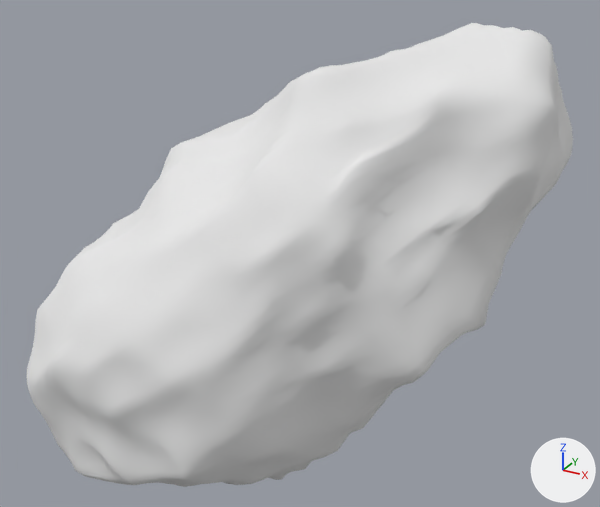
One commit to the OBJ model RG3D-project/models/asteroids/a3/Asteroids.obj: the scene before it, then after it.
Before and after are seen from a camera (50 mm lens) standing at (4.03, -7.37, 3.8) and looking at (-0.06, 0.07, 0.08). Lighting does not change. The marker at lower right points along +X, +Y and +Z. Where no turn or scale is listed for an object, it has been applied to the vertices.

The first picture shows 'pedra3'.
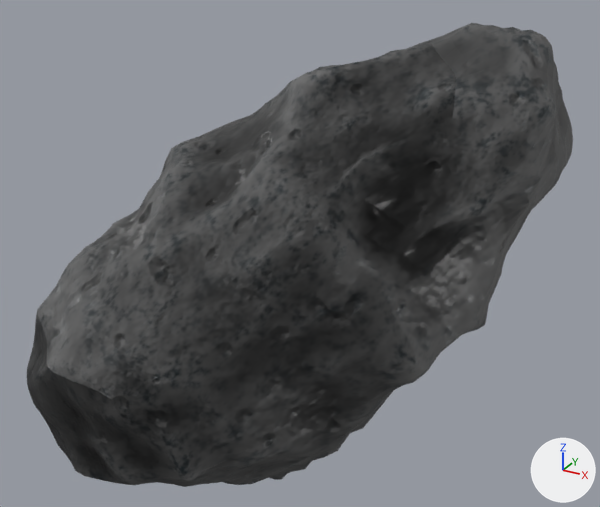
Boxes [x1, y1, x2, y2] around the edits, measured in the pictures (600 x 507 px):
```json
{"object": "pedra3", "change": "surface changed", "before": [27, 23, 573, 487], "after": [27, 23, 573, 487], "on screen": "white to grey"}
```

Edits to the scene script, one JSON object a line:
```json
{"op": "add", "block": "img_roughness_png", "code": ["img_roughness_png = load_image('roughness.png', 'roughness.png', 2048, 2048, 'sRGB')"]}
{"op": "add", "block": "img_normal_png", "code": ["img_normal_png = load_image('normal.png', 'normal.png', 2048, 2048, 'sRGB')"]}
{"op": "add", "block": "img_diffuse_png", "code": ["img_diffuse_png = load_image('diffuse.png', 'diffuse.png', 2048, 2048, 'sRGB')"]}
{"block": "mat_pedra3", "where": "n0 = _N.new('ShaderNodeBsdfPrincipled'); n0.name = 'Principled BSDF'"}
{"op": "remove", "block": "mat_pedra3", "code": "n0.inputs[2].default_value = 1.0  # 'Roughness'"}
{"op": "add", "block": "mat_pedra3", "code": "n2 = _N.new('ShaderNodeTexImage'); n2.name = 'Image Texture'"}
{"op": "add", "block": "mat_pedra3", "code": "n2.image = img_diffuse_png"}
{"op": "add", "block": "mat_pedra3", "code": "n3 = _N.new('ShaderNodeTexImage'); n3.name = 'Image Texture.001'"}
{"op": "add", "block": "mat_pedra3", "code": "n3.image = img_roughness_png"}
{"op": "add", "block": "mat_pedra3", "code": "n4 = _N.new('ShaderNodeTexImage'); n4.name = 'Image Texture.002'"}
{"op": "add", "block": "mat_pedra3", "code": "n4.image = img_normal_png"}
{"op": "add", "block": "mat_pedra3", "code": "n5 = _N.new('ShaderNodeNormalMap'); n5.name = 'Normal Map'"}
{"op": "add", "block": "mat_pedra3", "code": "_L.new(n2.outputs[0], n0.inputs[0])  # 'Color' to 'Base Color'"}
{"op": "add", "block": "mat_pedra3", "code": "_L.new(n3.outputs[0], n0.inputs[2])  # 'Color' to 'Roughness'"}
{"op": "add", "block": "mat_pedra3", "code": "_L.new(n4.outputs[0], n5.inputs[1])  # 'Color' to 'Color'"}
{"op": "add", "block": "mat_pedra3", "code": "_L.new(n5.outputs[0], n0.inputs[5])  # 'Normal' to 'Normal'"}
```
